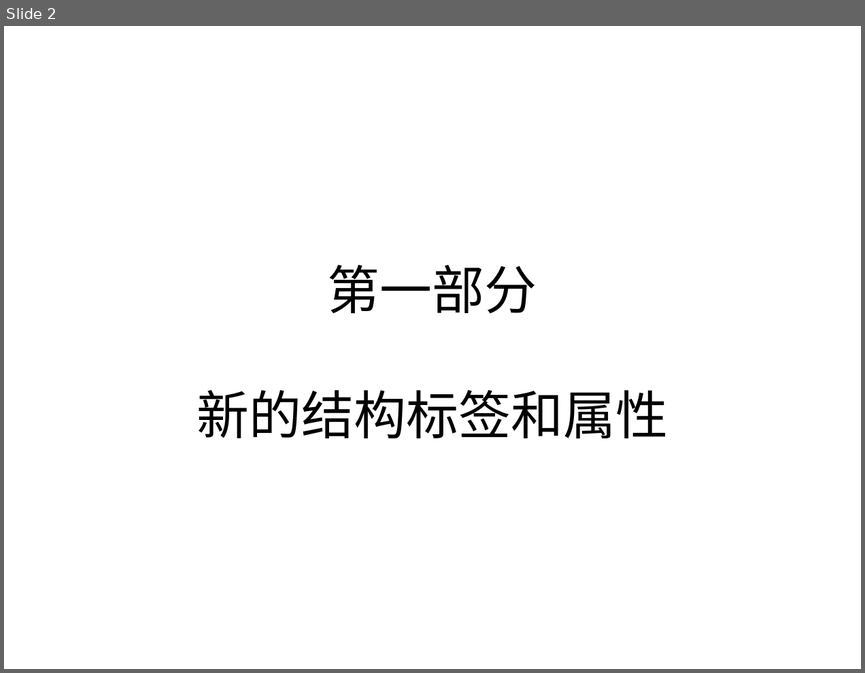
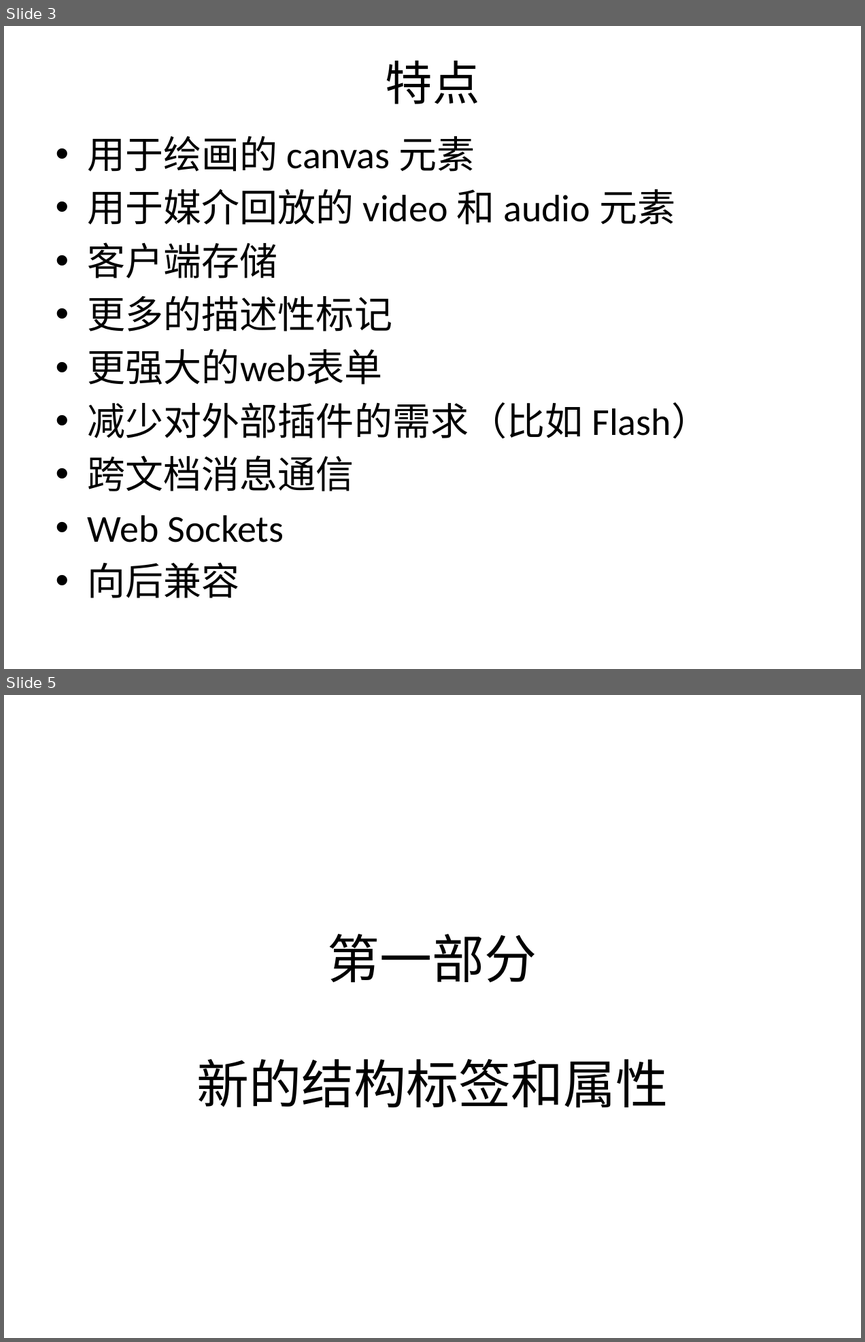
Before and after one commit to pear171902790/Html5, a slide deck: HTML5.pptx. Shown one above the other, each under a label of ours: slide 2 before the commit, slides 3 and 5 after it; the slides between them are not shown. The pictures are 865x673 and 865x1342 pixels, drawn with LibreOffice and Linux fonts; fonts in the diff are those of the drawing. Boxes give left, top, right and bottom in pixels: in the first picture for what was removed or moved away, otherwise in the second. Text is boxed around its words. In the diff, an @@ line names an element or a change of style, - is before the commit and + after.

```diff
--- a/HTML5.pptx
+++ b/HTML5.pptx
@@ slide 3 added at (4, 26, 861, 669), background #FFFFFF @@
@@ title added at (385, 60, 480, 104), 39.6 pt, text #000000 @@
+特点
@@ text added at (88, 136, 709, 598), 32 pt, text #000000 @@
+• 用于绘画的 canvas 元素
+• 用于媒介回放的 video 和 audio 元素
+• 客户端存储
+• 更多的描述性标记
+• 更强大的web表单
+• 减少对外部插件的需求（比如 Flash）
+• 跨文档消息通信
+• Web Sockets
+• 向后兼容
@@ what was slide 2 is now slide 5 @@
```
Also in this commit, not shown: 1 slide changed, 3 other slides added, 1 slide removed, 35 other files.
